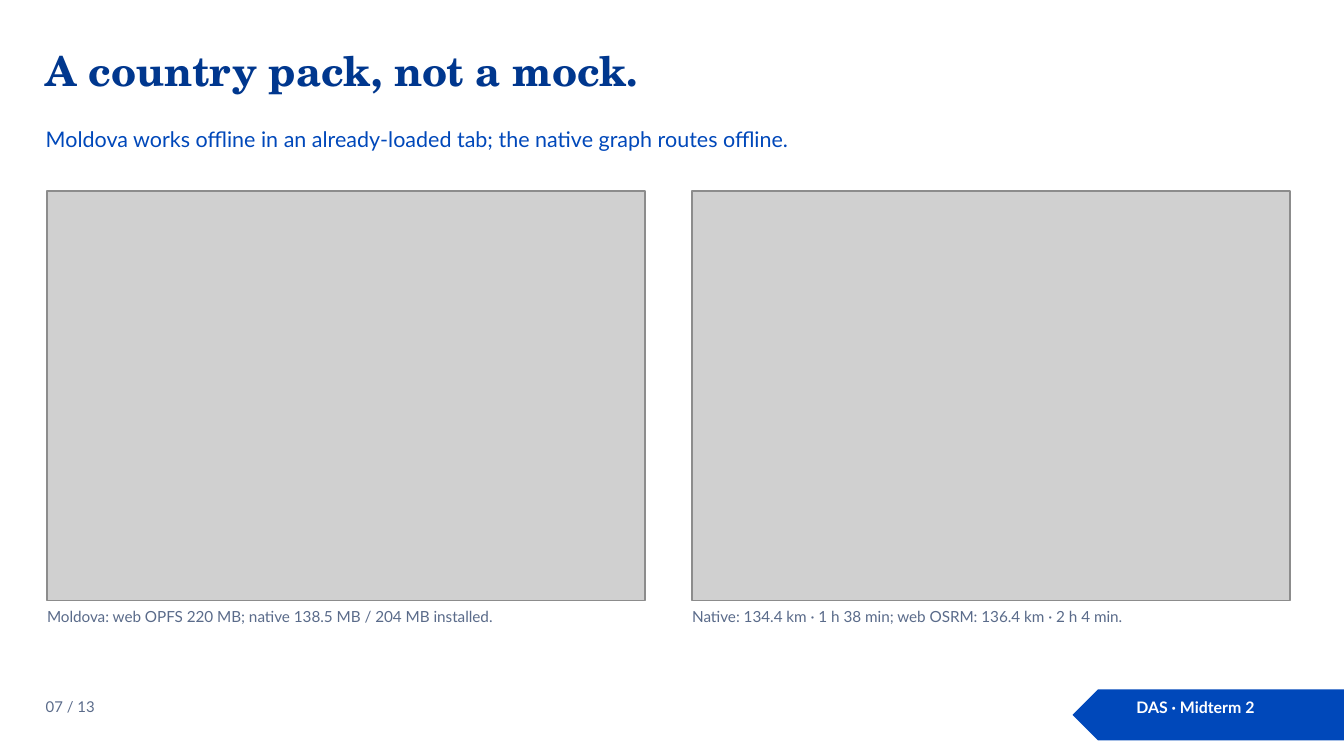
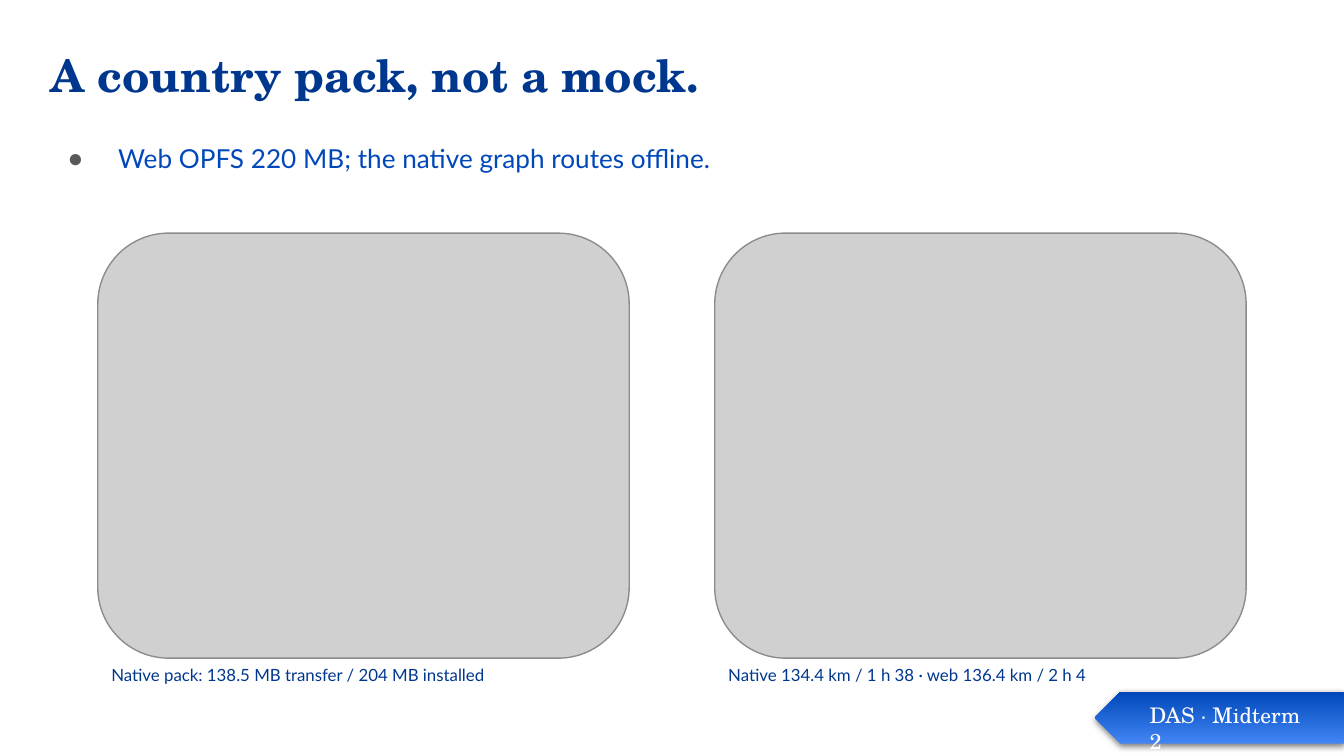
Before and after one commit to Prince-of-Nothing/Pinpoint, a slide deck: slide 7 of docs/midterm2/Pinpoint-DAS.pptx. Drawn at 1344x756 pixels with LibreOffice and Linux fonts; fonts in the diff are those of the drawing; grey boxes stand for pictures. Boxes give left, top, right and bottom in pixels: in the first picture for what was removed or moved away, otherwise in the second. Text is boxed around its words. In the diff, an @@ line names an element or a change of style, - is before the commit and + after.

```diff
--- a/docs/midterm2/Pinpoint-DAS.pptx
+++ b/docs/midterm2/Pinpoint-DAS.pptx
@@ title "A country pack, not a ..." at <box>51,59,699,102</box>: size 22 to 24 pt; line spacing 1 to 0.9 @@
@@ text removed at <box>46,131,788,151</box> @@
-Moldova works offline in an already-loaded tab; the native graph routes offline.
@@ subtitle added at <box>118,148,710,173</box>, 14 pt, text #0048BA @@
+● Web OPFS 220 MB; the native graph routes offline.
@@ picture: place and size @@
-picture at <box>47,191,645,601</box>
+picture at <box>98,233,629,657</box>
@@ picture: place and size @@
-picture at <box>692,191,1290,601</box>
+picture at <box>715,233,1246,657</box>
@@ text at <box>111,668,484,684</box>: text changed; size 8.2 to 9 pt; text colour #5A6B8A to #00378E @@
-Moldova: web OPFS 220 MB; native 138.5 MB / 204 MB installed.
+Native pack: 138.5 MB transfer / 204 MB installed
@@ text at <box>728,668,1086,681</box>: text changed; size 8.2 to 9 pt; text colour #5A6B8A to #00378E @@
-Native: 134.4 km · 1 h 38 min; web OSRM: 136.4 km · 2 h 4 min.
+Native 134.4 km / 1 h 38 · web 136.4 km / 2 h 4
@@ text removed at <box>46,701,94,712</box> @@
-07 / 13
@@ pentagon arrow: place and size @@
-pentagon arrow at <box>1073,689,1344,741</box>
+pentagon arrow at <box>1094,692,1344,745</box>
@@ pentagon arrow at <box>1094,692,1344,745</box>: fill #0048BA to gradient #4285F4 to #0048BA; shadow on; proportions changed @@
@@ text "DAS · Midterm 2": place and size @@
-text "DAS · Midterm 2" at <box>1136,701,1254,713</box>
+text "DAS · Midterm 2" at <box>1150,707,1300,756</box>
@@ text "DAS · Midterm 2" at <box>1150,707,1300,756</box>: size 8.5 to 11.5 pt, font Lato to TeX Gyre Schola, bold off; alignment centre to left @@
```
Also in this commit, not shown: 12 other slides changed, 1 other file.
